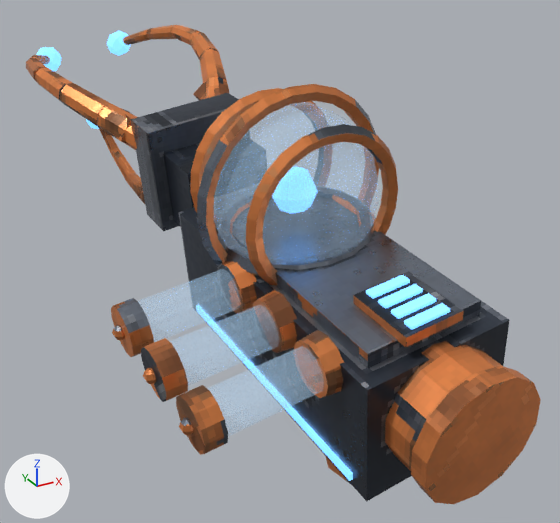
The glTF model models/lightning_gun/lightning_gun.glb, before and after one commit.
Both versions are drawn from a 50 mm camera at (-0.106, -0.19, 0.045) aimed at (0.306, 0.558, -0.329). Every picture has the same lights, and +X, +Y and +Z are marked at lower left. The picture after the commit comes second. Where no turn or scale is listed for an object, it has been applied to the vertices. Vertices at exactly the same position are counted once.

In view in the first picture: 'Body', 'Claw0', 'Claw1', 'Claw2', 'OrbGlass'.
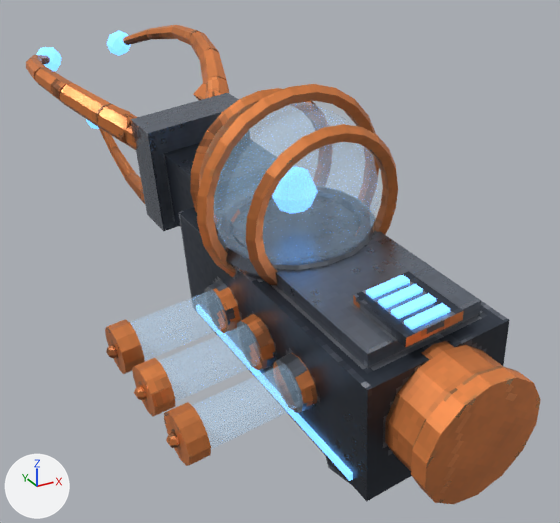
Pixel boxes (x1, y1, x2, y2) of what changed, in the pictures (560 x 523 px; the box of a moved part takes in the faces that stretch with it):
'Body', reshaped
    before: (111, 84, 541, 504)
    after: (105, 84, 541, 504)
part 1 of me_body, moved or reshaped
    before: (253, 290, 297, 353)
    after: (273, 352, 317, 413)
part 2 of me_body, moved or reshaped
    before: (217, 261, 257, 313)
    after: (237, 314, 276, 370)
part 3 of me_body, moved or reshaped
    before: (294, 330, 344, 398)
    after: (205, 280, 241, 333)
part 4 of me_body, moved or reshaped
    before: (143, 368, 156, 384)
    after: (166, 432, 179, 448)
part 5 of me_body, moved or reshaped
    before: (141, 338, 188, 402)
    after: (164, 402, 211, 466)
part 6 of me_body, moved or reshaped
    before: (111, 298, 154, 357)
    after: (132, 358, 175, 417)
part 7 of me_body, moved or reshaped
    before: (112, 325, 124, 340)
    after: (134, 385, 146, 400)
part 8 of me_body, moved or reshaped
    before: (176, 385, 228, 455)
    after: (105, 319, 145, 374)
part 9 of me_body, moved or reshaped
    before: (179, 418, 193, 435)
    after: (106, 345, 118, 358)
part 10 of me_body, moved or reshaped
    before: (170, 304, 279, 386)
    after: (192, 365, 300, 449)
part 11 of me_body, moved or reshaped
    before: (138, 269, 240, 342)
    after: (159, 325, 260, 402)
part 12 of me_body, moved or reshaped
    before: (207, 346, 324, 437)
    after: (130, 291, 225, 361)
part 13 of me_body, surface changed
    both: (130, 84, 534, 504)
part 14 of me_claw0, surface changed
    both: (123, 25, 229, 100)
part 15 of me_claw1, surface changed
    both: (26, 55, 137, 150)

The change, as a list of edits to the scene's bpy script:
```text
Change me_body:
    used by ob_body; location = (0.27, 0.4, -0.3)
    remove me_body.from_pydata(...)  # 849 vertices, 1574 faces; spans x -0.212..0.094, y -0.23..0.345, z -0.21..0.208
    add me_body.from_pydata(...)  # 849 vertices, 1574 faces; spans x -0.207..0.094, y -0.23..0.345, z -0.21..0.208
    me_body part 1: the loose piece of 24 vertices spanning x -0.094..-0.068, y -0.074..-0.018, z -0.013..0.042 is moved by (0.008, -0.023, -0.053)
    me_body part 2: the loose piece of 24 vertices spanning x -0.097..-0.072, y -0.004..0.051, z -0.005..0.051 is moved by (0.008, -0.023, -0.053)
    me_body part 3: the loose piece of 24 vertices spanning x -0.09..-0.065, y -0.143..-0.088, z -0.022..0.034 is moved by (-0.003, 0.185, -0.027)
    me_body part 4: the loose piece of 20 vertices spanning x -0.208..-0.196, y -0.057..-0.043, z -0.01..0.003 is moved by (0.008, -0.023, -0.053)
    me_body part 5: the loose piece of 24 vertices spanning x -0.203..-0.177, y -0.075..-0.025, z -0.028..0.024 is moved by (0.008, -0.023, -0.053)
    me_body part 6: the loose piece of 24 vertices spanning x -0.207..-0.18, y -0.006..0.045, z -0.019..0.033 is moved by (0.008, -0.023, -0.053)
    me_body part 7: the loose piece of 20 vertices spanning x -0.212..-0.199, y 0.012..0.026, z -0.002..0.012 is moved by (0.008, -0.023, -0.053)
    me_body part 8: the loose piece of 24 vertices spanning x -0.2..-0.173, y -0.145..-0.094, z -0.036..0.016 is moved by (-0.003, 0.185, -0.027)
    me_body part 9: the loose piece of 20 vertices spanning x -0.204..-0.192, y -0.127..-0.113, z -0.019..-0.005 is moved by (-0.003, 0.185, -0.027)
    me_body part 10: the loose piece of 24 vertices spanning x -0.193..-0.083, y -0.071..-0.026, z -0.022..0.033 is moved by (0.008, -0.023, -0.053)
    me_body part 11: the loose piece of 24 vertices spanning x -0.197..-0.087, y -0.001..0.044, z -0.014..0.042 is moved by (0.008, -0.023, -0.053)
    me_body part 12: the loose piece of 24 vertices spanning x -0.189..-0.079, y -0.14..-0.095, z -0.031..0.025 is moved by (-0.003, 0.185, -0.027)
    me_body part 13: 642 kept faces spanning x -0.12..0.088, y -0.23..0.345, z -0.21..0.208 get new texture (UV) coordinates
    other edits to the shape of me_body do not show in these pictures
Change me_claw0:
    where me_claw0.from_pydata(...)  # 130 vertices, 228 faces; spans x -0.02..0.02, y -0.01..0.38, z -0.016..0.095
    used by ob_claw0; location = (0.29, 0.69, -0.187); rotation_euler = (0.176, 0.811, 0.18), in degrees (10, 46, 10)
    me_claw0 part 14: 172 kept faces spanning x -0.019..0.019, y -0.01..0.363, z -0.016..0.095 get new texture (UV) coordinates
Change me_claw1:
    where me_claw1.from_pydata(...)  # 130 vertices, 228 faces; spans x -0.02..0.02, y -0.01..0.38, z -0.016..0.095
    used by ob_claw1; location = (0.2, 0.687, -0.2); rotation_euler = (0.262, -1.086, -0.181), in degrees (15, -62, -10)
    me_claw1 part 15: 180 kept faces spanning x -0.019..0.019, y -0.01..0.363, z -0.016..0.095 get new texture (UV) coordinates
```
